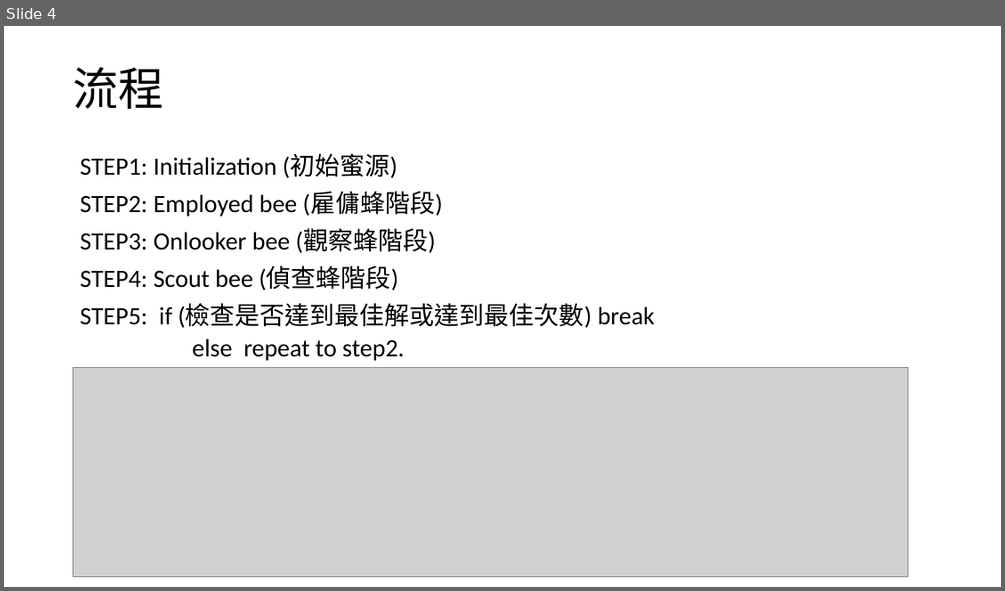
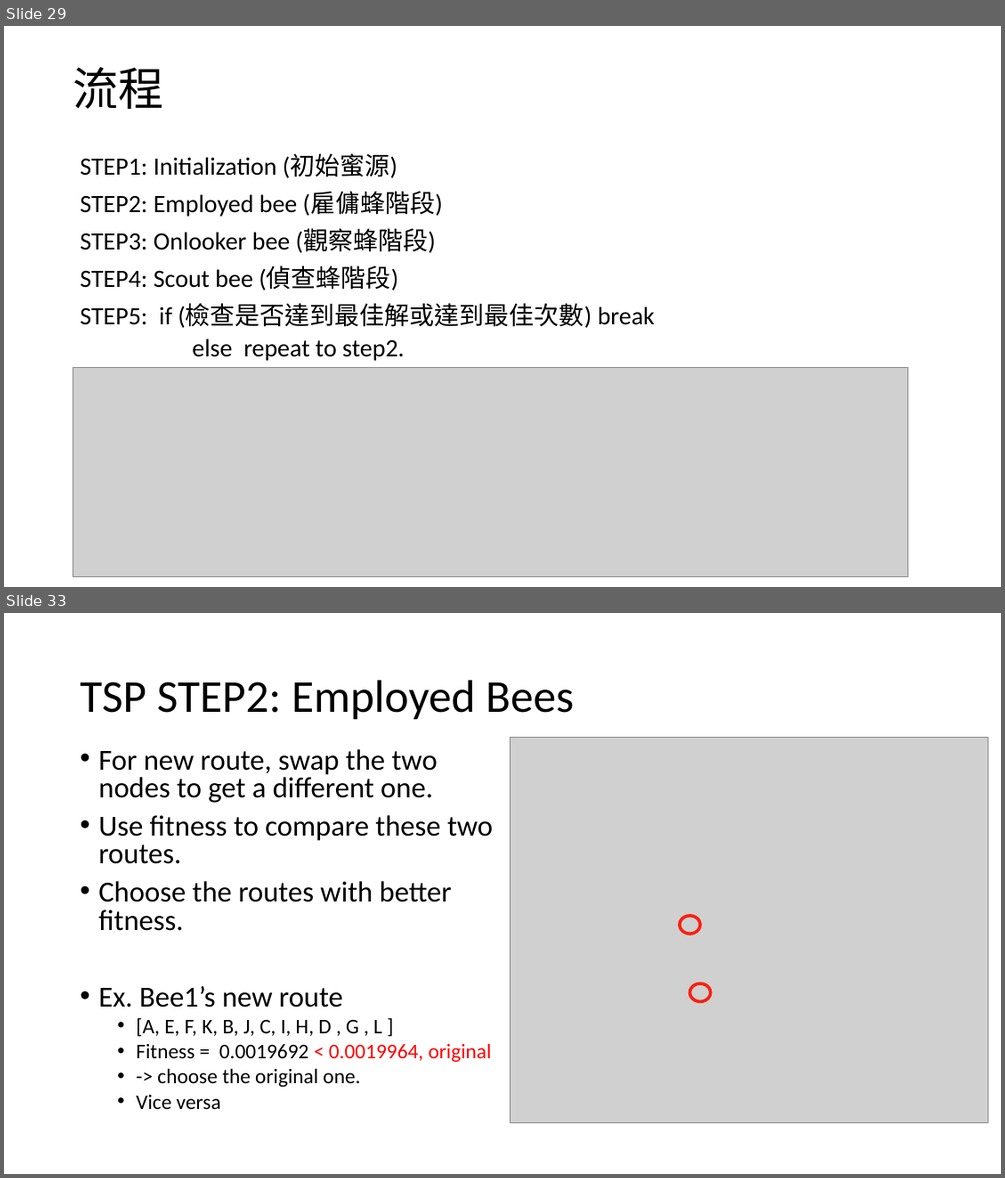
Before and after one commit to dreamakerChao/algorithm_final, a slide deck: 高等演算法報告.pptx. Shown one above the other, each under a label of ours: slide 4 before the commit, slides 29 and 33 after it; the slides between them are not shown. The pictures are 1005x591 and 1005x1178 pixels, drawn with LibreOffice and Linux fonts; fonts in the diff are those of the drawing; grey boxes stand for pictures. Boxes give left, top, right and bottom in pixels: in the first picture for what was removed or moved away, otherwise in the second. Text is boxed around its words. In the diff, an @@ line names an element or a change of style, - is before the commit and + after.

```diff
--- a/高等演算法報告.pptx
+++ b/高等演算法報告.pptx
@@ slide 33 added at (4, 613, 1001, 1174), background #FFFFFF @@
@@ title added at (80, 680, 574, 720), 44 pt, text #000000 @@
+TSP STEP2: Employed Bees
@@ picture added at (510, 737, 988, 1122) @@
@@ text added at (98, 749, 493, 1109), 28 pt, text #000000 @@
+• For new route, swap the two nodes to get a different one.
+• Use fitness to compare these two routes.
+• Choose the routes with better fitness.
+• Ex. Bee1’s new route
+  • [A, E, F, K, B, J, C, I, H, D , G , L ]
+  • Fitness = 0.0019692 < 0.0019964, original
+  • -> choose the original one.
+  • Vice versa
@@ ellipse added at (680, 916, 700, 933), outline #FA1F0E 3 pt @@
@@ ellipse added at (689, 983, 711, 1001), outline #FA1F0E 3 pt @@
@@ what was slide 4 is now slide 29 @@
```
Also in this commit, not shown: 4 slides changed, 31 other slides added, 1 slide removed, 7 other files.
